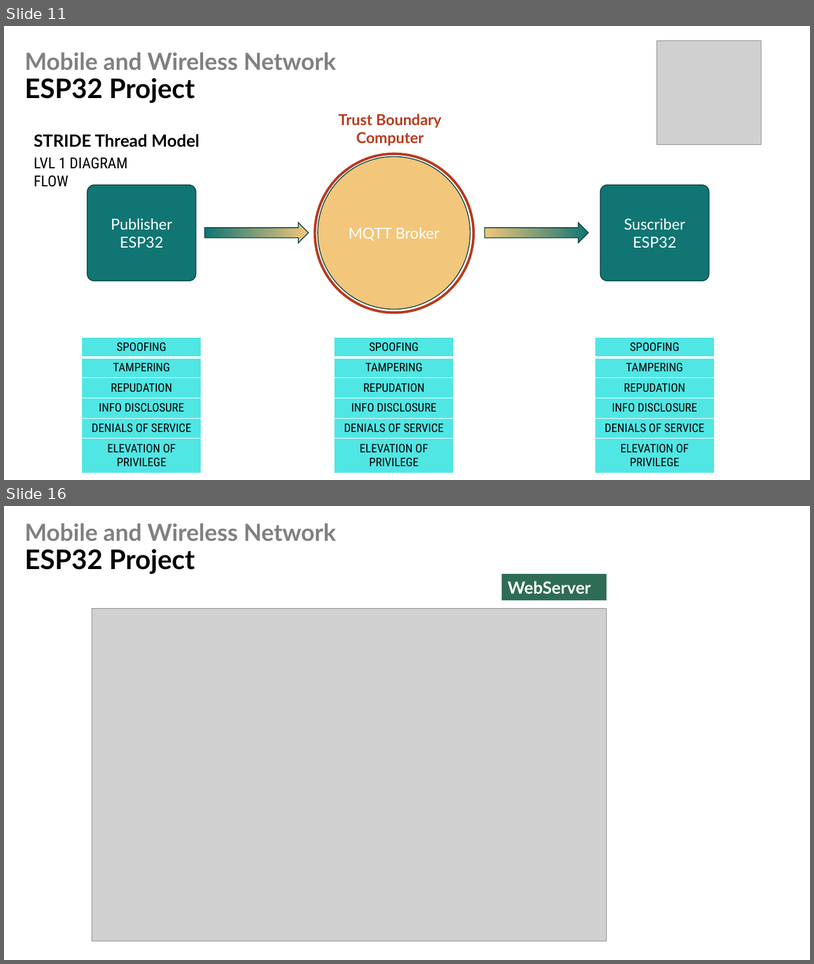
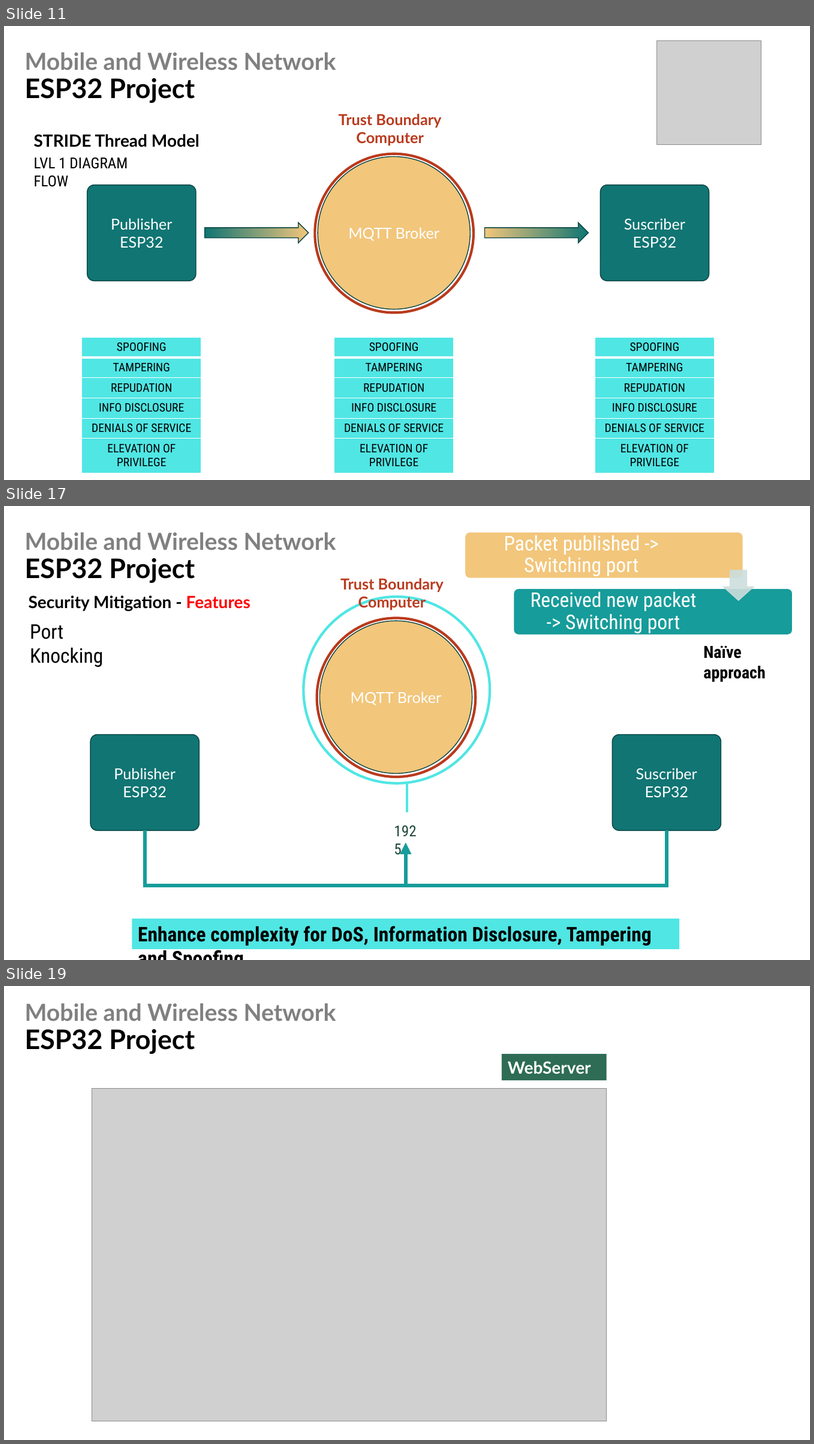
Before and after one commit to CedricS789/ELEC-H423---IoT-Project, a slide deck: Presentation/Presentation_Group12.pptx. Shown one above the other, each under a label of ours: slides 11 and 16 before the commit, slides 11, 17 and 19 after it; the slides between them are not shown. The pictures are 814x964 and 814x1444 pixels, drawn with LibreOffice and Linux fonts; fonts in the diff are those of the drawing; grey boxes stand for pictures. Boxes give left, top, right and bottom in pixels: in the first picture for what was removed or moved away, otherwise in the second. Text is boxed around its words. In the diff, an @@ line names an element or a change of style, - is before the commit and + after.

```diff
--- a/Presentation/Presentation_Group12.pptx
+++ b/Presentation/Presentation_Group12.pptx
@@ slide 17 added at (x1=4, y1=506, x2=810, y2=960), background #FFFFFF @@
@@ title added at (x1=25, y1=532, x2=336, y2=583), 28 pt, text #808080, bold @@
+Mobile and Wireless Network
+ESP32 Project
@@ group added at (x1=465, y1=532, x2=793, y2=634): 2 rounded rectangles, 2 texts, 1 down arrow @@
+Packet published -> Switching port
+Received new packet -> Switching port
@@ text added at (x1=29, y1=595, x2=251, y2=611), 20 pt, text #000000, bold @@
+Security Mitigation - Features
@@ group added at (x1=90, y1=578, x2=722, y2=831): 2 rounded rectangles, 2 ellipses, 1 text @@
+Publisher
+ESP32
+Suscriber
+ESP32
+MQTT Broker
+Trust Boundary
+Computer
@@ ellipse added at (x1=303, y1=597, x2=490, y2=783), outline #50E6E4 3 pt @@
@@ text added at (x1=30, y1=624, x2=103, y2=667), 24 pt, text #000000 @@
+Port Knocking
@@ text added at (x1=704, y1=645, x2=766, y2=682), 20 pt, text #000000, bold @@
+Naïve approach
@@ line added from (408, 784) to (408, 812), #50E6E4 3 pt @@
@@ text added at (x1=388, y1=818, x2=423, y2=843), 18 pt, text #1F4839 @@
+1925
@@ elbow arrow added from (145, 830) to (405, 843), #169C9A 4.5 pt @@
@@ elbow arrow added from (667, 830) to (405, 843), #169C9A 4.5 pt @@
@@ rectangle added at (x1=132, y1=919, x2=680, y2=949), fill #50E6E4, 24 pt, text #000000, bold @@
+Enhance complexity for DoS, Information Disclosure, Tampering and Spoofing
@@ what was slide 16 is now slide 19 @@
```
Also in this commit, not shown: 3 slides changed, 4 other slides added, 1 slide removed.
